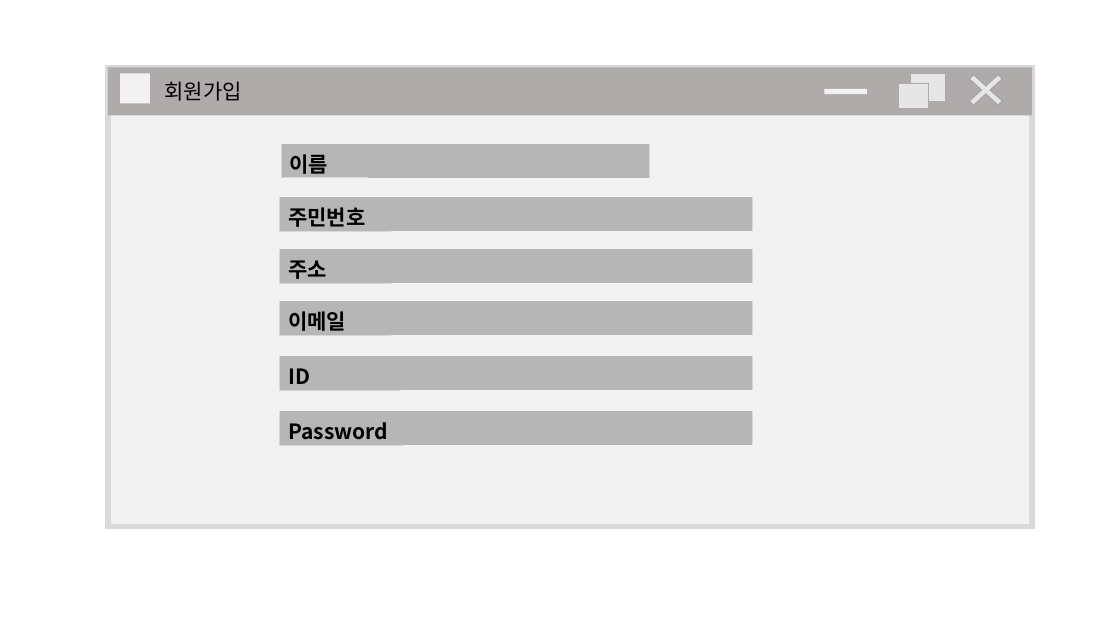
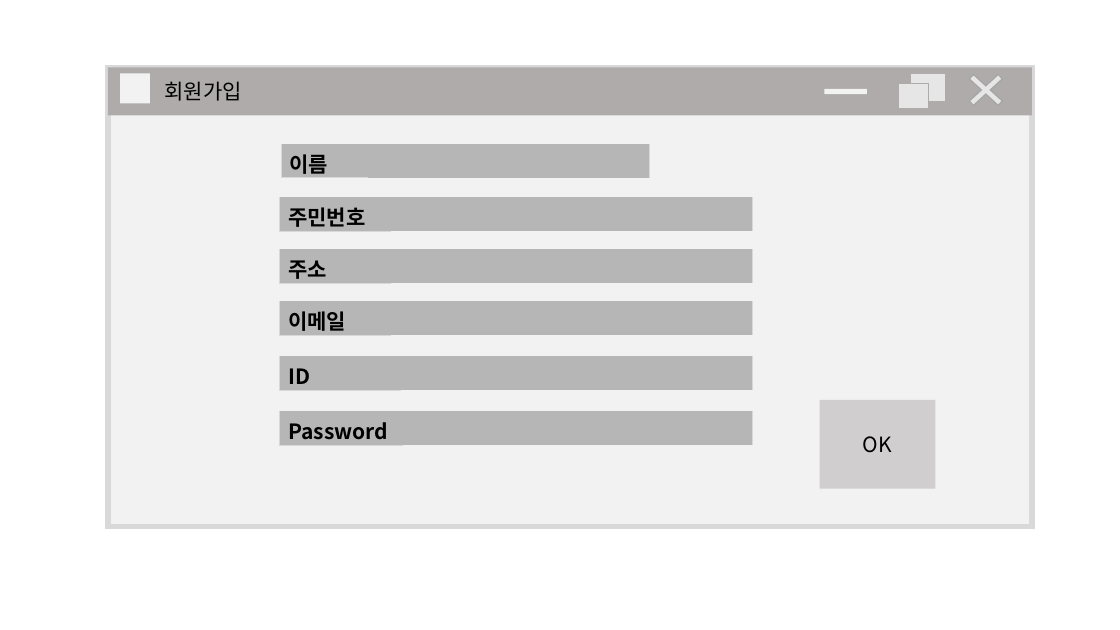
Before and after one commit to rnooyaho/SE, a slide deck: slide 1 of UIdesign_rmj.pptx. Drawn at 1120x630 pixels with LibreOffice and Linux fonts; fonts in the diff are those of the drawing. Boxes give left, top, right and bottom in pixels: in the first picture for what was removed or moved away, otherwise in the second. Text is boxed around its words. In the diff, an @@ line names an element or a change of style, - is before the commit and + after.

```diff
--- a/UIdesign_rmj.pptx
+++ b/UIdesign_rmj.pptx
@@ rectangle added at box(820, 400, 936, 489), fill #D0CECE, 18 pt, text #000000 @@
+OK
```
Also in this commit, not shown: 2 other slides changed, 2 slides added.
